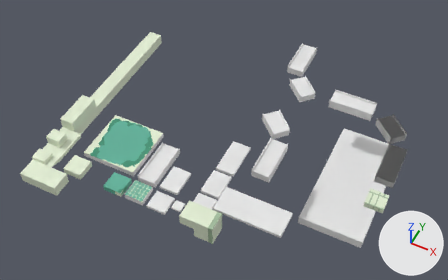
An edit to the Blender file assets/world/models/levels/level_getrolling.blend, drawn before and after from the same camera.
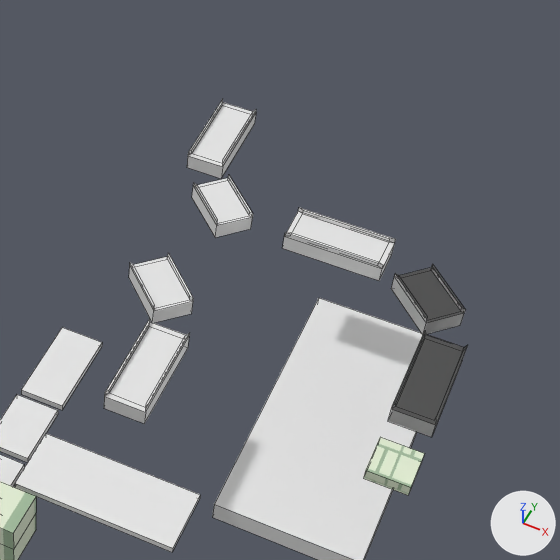
Each version appears first whole from a 50 mm camera at (17.0, -240.0, 304.0) aimed at (-113.0, 20.0, -21.0), and next in a close-up on the part from 46% to 100% of the width and 0% to 86% of the height. The axes (+X, +Y, +Z) are drawn at lower right. The lights are the same throughout. The close-ups show mesh edges as thin lines.

Objects in the first close-up: '0-col.002', '0-col.003', '0-col.005', '0-col.007', '2-col.002', '2-col.003', '2-col.004', '2-col.005', '2-col.006', '2-col.007', '4-col', '6-col'.
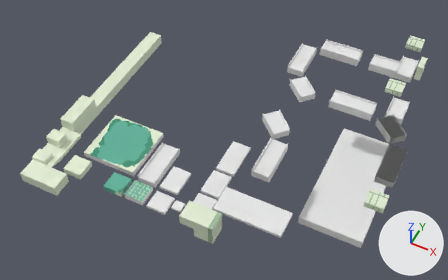
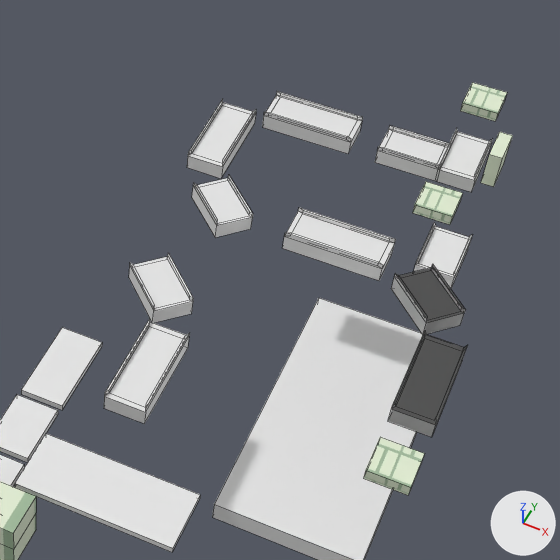
Commit message: edited getrolling

Pixel boxes (x1, y1, x2, y2) of what changed, in the close-ups (560 x 560 px):
```json
{"object": "2-col.008", "change": "added", "after": [262, 91, 363, 154]}
{"object": "2-col.009", "change": "added", "after": [375, 125, 451, 181]}
{"object": "2-col.010", "change": "added", "after": [435, 128, 493, 192]}
{"object": "2-col.011", "change": "added", "after": [414, 223, 472, 289]}
{"object": "4-col.001", "change": "added", "after": [412, 181, 463, 225]}
{"object": "4-col.002", "change": "added", "after": [460, 82, 507, 121]}
{"object": "5-col.001", "change": "added", "after": [481, 132, 513, 187]}
```

Scene script edits in JSON lines:
```json
{"op": "add", "block": "me_cube_023", "code": ["me_cube_023 = bpy.data.meshes.new('Cube.023')", "me_cube_023.from_pydata(...)  # 20 vertices, 18 faces; spans x -1.0..0.38, y -1.0..1.0, z -1.0..2.62"]}
{"op": "add", "block": "me_cube_019", "code": ["me_cube_019 = bpy.data.meshes.new('Cube.019')", "me_cube_019.from_pydata(...)  # a box spanning x -1.0..1.0, y -1.0..1.0, z -1.0..1.0", "me_cube_019.materials.append(mat_tiled3)  # picture img_block_2_tex_png"]}
{"op": "add", "block": "ob_4_col_002", "code": ["ob_4_col_002 = bpy.data.objects.new('4-col.002', me_cube_003.copy())  # the mesh of ob_4_col", "ob_4_col_002.location = (-19.0, 166.0, -8.0)", "ob_4_col_002.rotation_euler = (0.0, 0.0, 1.571)  # degrees (0, 0, 90)", "ob_4_col_002.scale = (6.0, 6.0, 1.8)"]}
{"op": "add", "block": "ob_4_col_001", "code": ["ob_4_col_001 = bpy.data.objects.new('4-col.001', me_cube_003.copy())  # the mesh of ob_4_col", "ob_4_col_001.location = (-19.0, 112.0, -9.0)", "ob_4_col_001.rotation_euler = (0.0, 0.0, 1.571)  # degrees (0, 0, 90)", "ob_4_col_001.scale = (6.0, 6.0, 1.8)"]}
{"op": "add", "block": "ob_2_col_011", "code": ["ob_2_col_011 = bpy.data.objects.new('2-col.011', me_cube_025.copy())  # the mesh of ob_2_col_006", "ob_2_col_011.location = (-26.0, 63.0, -11.0)", "ob_2_col_011.rotation_euler = (0.0, 0.0, 0.785)  # degrees (0, 0, 45)", "ob_2_col_011.scale = (15.0, 6.0, 1.8)"]}
{"op": "add", "block": "ob_2_col_010", "code": ["ob_2_col_010 = bpy.data.objects.new('2-col.010', me_cube_023)", "ob_2_col_010.location = (-17.0, 139.0, -9.3)", "ob_2_col_010.rotation_euler = (0.0, 0.0, 1.571)  # degrees (0, 0, 90)", "ob_2_col_010.scale = (15.0, 6.0, 1.8)"]}
{"op": "add", "block": "ob_5_col_001", "code": ["ob_5_col_001 = bpy.data.objects.new('5-col.001', me_cube_019)", "ob_5_col_001.location = (-7.0, 130.0, -0.3)", "ob_5_col_001.rotation_euler = (-3.137, 1.571, 0.0)  # degrees (-180, 90, 0)", "ob_5_col_001.scale = (6.0, 6.0, 2.1)"]}
{"op": "add", "block": "ob_2_col_009", "code": ["ob_2_col_009 = bpy.data.objects.new('2-col.009', me_cube_023.copy())", "ob_2_col_009.location = (-28.0, 130.0, -9.3)", "ob_2_col_009.scale = (15.0, 6.0, 1.8)"]}
{"op": "add", "block": "ob_2_col_008", "code": ["ob_2_col_008 = bpy.data.objects.new('2-col.008', me_cube_026.copy())  # the mesh of ob_2_col_007", "ob_2_col_008.location = (-67.0, 130.0, -9.3)", "ob_2_col_008.scale = (15.0, 6.0, 1.8)"]}
```
